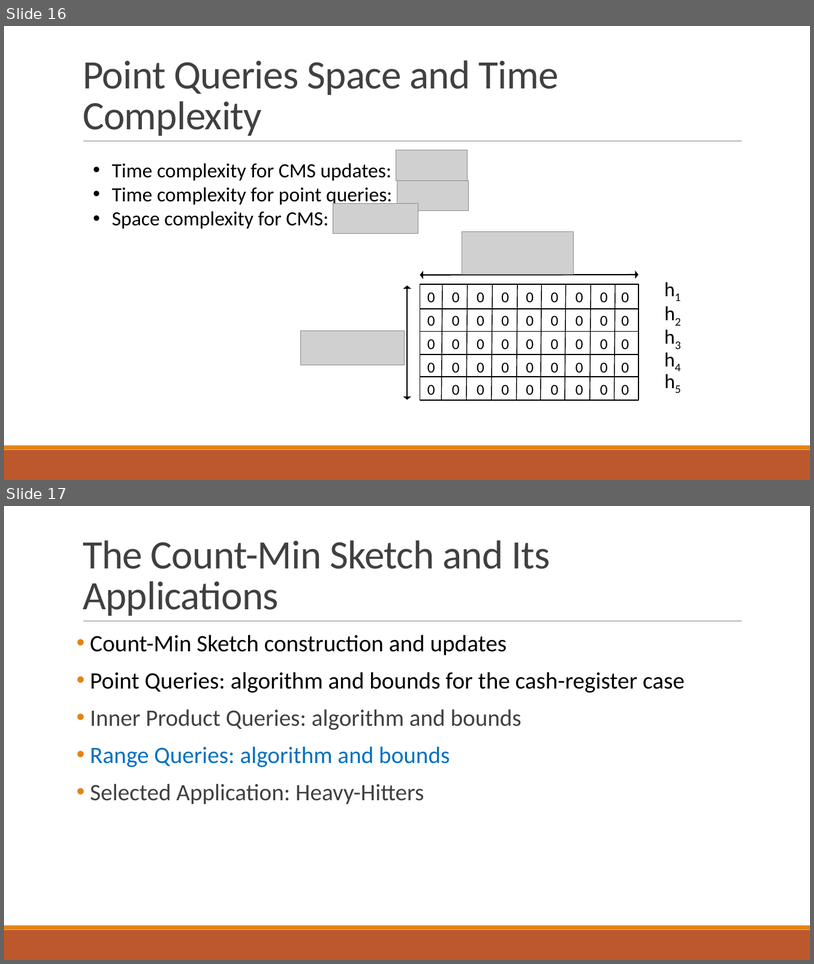
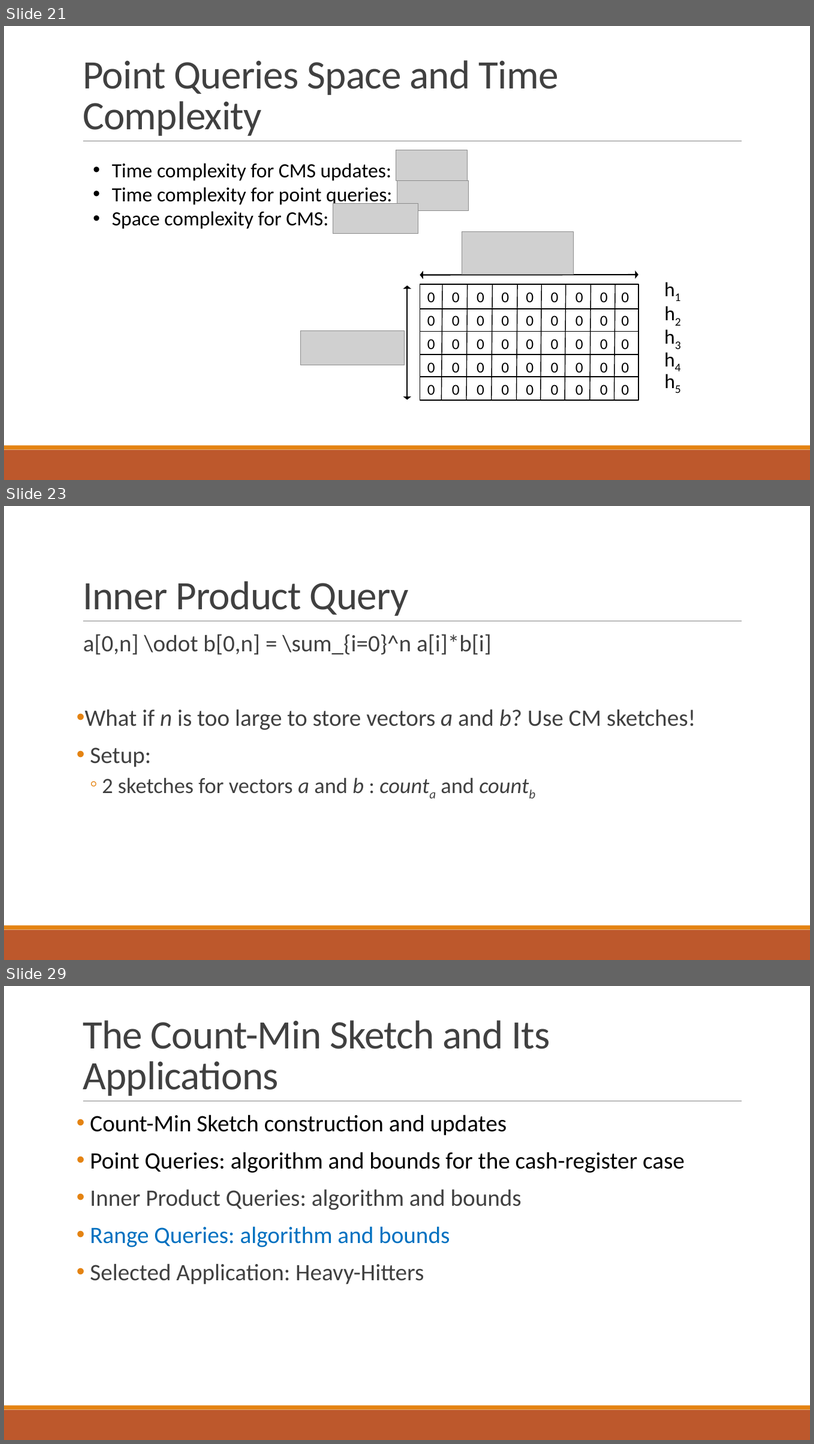
Before and after one commit to ewagner46/count_min_sketch_technical_summary, a slide deck: count_min_sketch_talk_EW.pptx. Shown one above the other, each under a label of ours: slides 16 and 17 before the commit, slides 21, 23 and 29 after it; the slides between them are not shown. The pictures are 814x964 and 814x1444 pixels, drawn with LibreOffice and Linux fonts; fonts in the diff are those of the drawing; grey boxes stand for pictures. Boxes give left, top, right and bottom in pixels: in the first picture for what was removed or moved away, otherwise in the second. Text is boxed around its words. In the diff, an @@ line names an element or a change of style, - is before the commit and + after.

```diff
--- a/count_min_sketch_talk_EW.pptx
+++ b/count_min_sketch_talk_EW.pptx
@@ slide 23 added at [4, 506, 810, 960], background #FFFFFF; not listed: 3 template elements that a slide beside it also shows @@
@@ title added at [83, 581, 409, 616], 48 pt, text #404040 @@
+Inner Product Query
@@ text added at [83, 634, 696, 793], 28 pt, text #404040 @@
+  a[0,n] \odot b[0,n] = \sum_{i=0}^n a[i]*b[i]
+• What if n is too large to store vectors a and b? Use CM sketches!
+• Setup:
+  ◦ 2 sketches for vectors a and b : counta and countb
@@ what was slide 16 is now slide 21 @@
@@ what was slide 17 is now slide 29 @@
```
Also in this commit, not shown: 11 other slides added.
